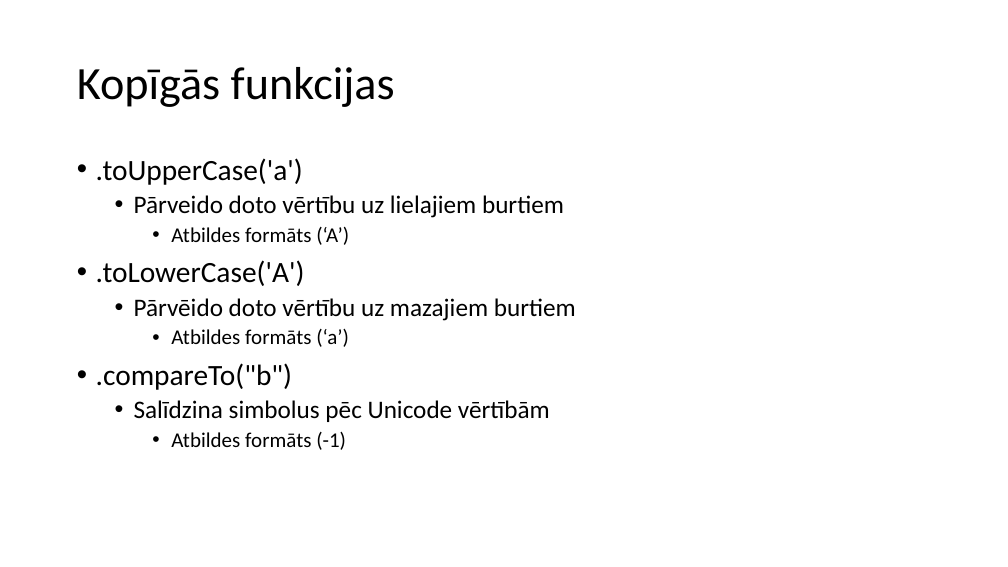
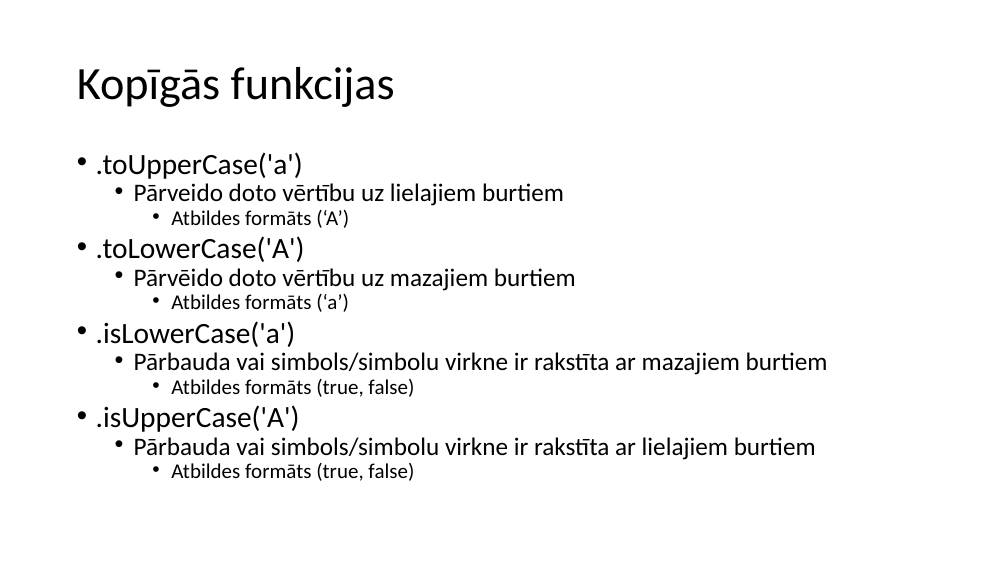
Before and after one commit to minime556/Eksamens, a slide deck: slide 6 of MacibuMaterialsProgEks.pptx. Drawn at 1008x567 pixels with LibreOffice and Linux fonts; fonts in the diff are those of the drawing. Boxes give left, top, right and bottom in pixels: in the first picture for what was removed or moved away, otherwise in the second. Text is boxed around its words. In the diff, an @@ line names an element or a change of style, - is before the commit and + after.

```diff
--- a/MacibuMaterialsProgEks.pptx
+++ b/MacibuMaterialsProgEks.pptx
@@ text at [96, 152, 576, 312]: line spacing 0.9 to 0.7 @@
@@ text at [96, 321, 828, 481]: text changed @@
-• .compareTo("b")
-  • Salīdzina simbolus pēc Unicode vērtībām
-    • Atbildes formāts (-1)
+• .isLowerCase('a')
+  • Pārbauda vai simbols/simbolu virkne ir rakstīta ar mazajiem burtiem
+    • Atbildes formāts (true, false)
+• .isUpperCase('A')
+  • Pārbauda vai simbols/simbolu virkne ir rakstīta ar lielajiem burtiem
+    • Atbildes formāts (true, false)
```
Also in this commit, not shown: 3 other slides changed, 3 slides added, 1 slide removed, 2 other files.
